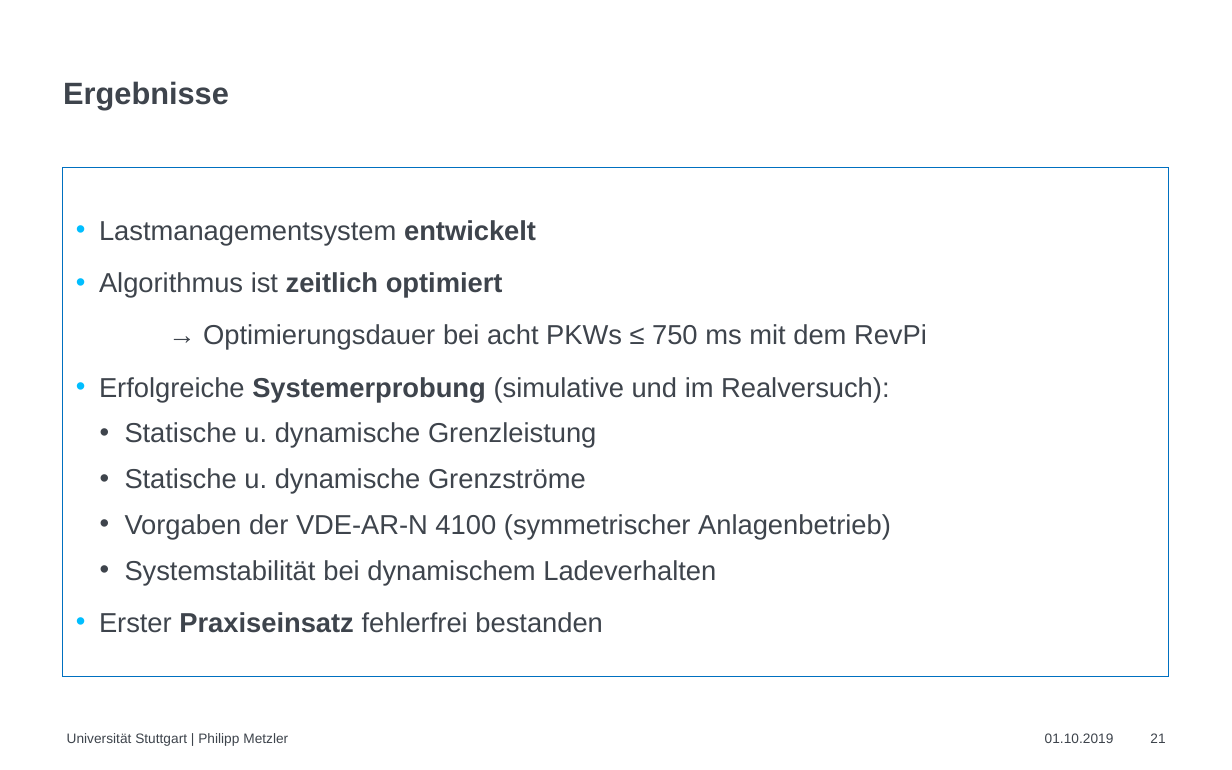
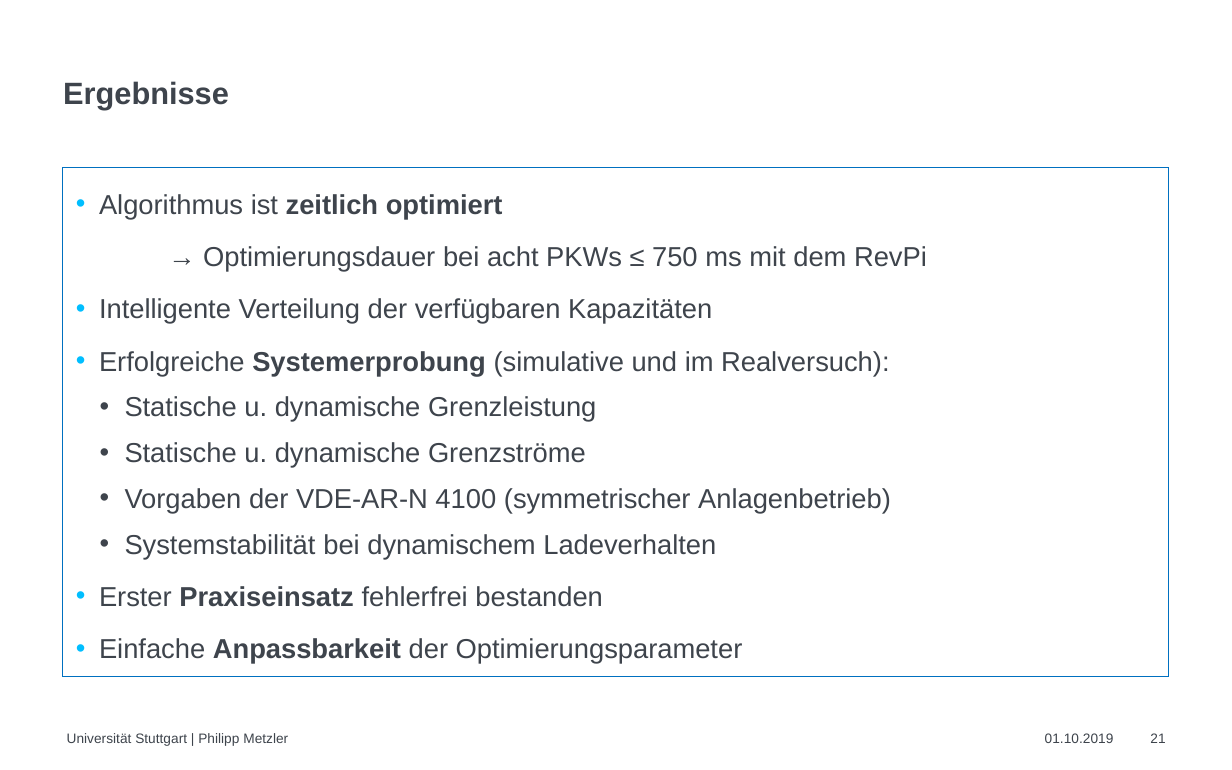
Before and after one commit to CHPhilipp/Sonsitige-Dokumente, a slide deck: slide 21 of Präsentation 16 zu 10 - IEH.pptx. Drawn at 1232x770 pixels with LibreOffice and Linux fonts; fonts in the diff are those of the drawing. Boxes give left, top, right and bottom in pixels: in the first picture for what was removed or moved away, otherwise in the second. Text is boxed around its words. In the diff, an @@ line names an element or a change of style, - is before the commit and + after.

```diff
--- a/Präsentation 16 zu 10 - IEH.pptx
+++ b/Präsentation 16 zu 10 - IEH.pptx
@@ text at <box>99,220,536,246</box>: paragraph removed @@
-• Lastmanagementsystem entwickelt
@@ text at <box>99,298,712,324</box>: paragraph added @@
+• Intelligente Verteilung der verfügbaren Kapazitäten
@@ text at <box>99,638,743,664</box>: paragraph added @@
+• Einfache Anpassbarkeit der Optimierungsparameter
```
Also in this commit, not shown: 4 other slides changed, 1 other file.
